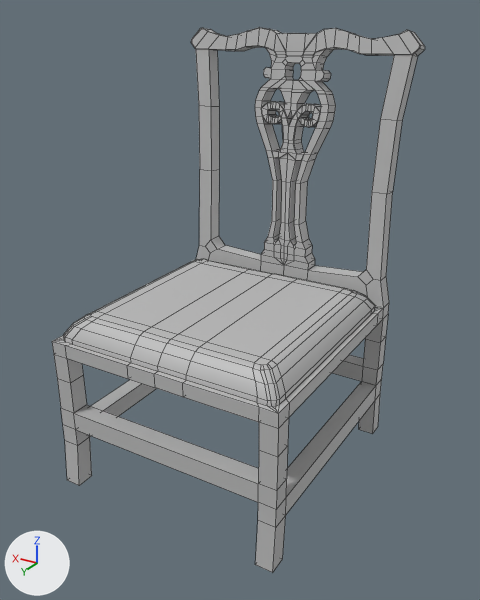
Before and after pictures for a commit that changed the FBX model Assets/Prefabs/Kalynn's Assets/Chair.fbx.
The view is the same before and after, from a 50 mm camera at (8.202, -8.982, 1.666) aimed at (9.373, -10.932, 0.69). The lights are fixed; the arrows at lower left show +X, +Y and +Z. Mesh edges are drawn as thin lines. Where no turn or scale is listed for an object, it has been applied to the vertices.
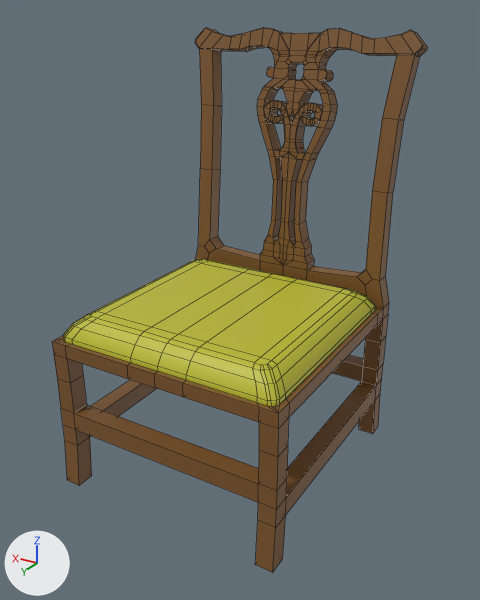
Pixel boxes [x1, y1, x2, y2] of what changed, in the pictures (480 x 600 px; the box of a moved part takes in the faces that stretch with it):
'pCube145', reshaped: before [52, 27, 425, 573]; after [52, 27, 427, 573]
part 1 of me_mesh, moved or reshaped: before [255, 29, 336, 184]; after [257, 29, 338, 183]
part 2 of me_mesh, recoloured (grey to brown): [52, 30, 425, 573] in both
part 3 of me_mesh, recoloured (grey to yellow): [64, 259, 375, 406] in both

What the commit changed:
Material 'Decor' (mat_decor) is new.
Its base color is (0.5, 0.5, 0.029) (yellow #bcbc30).
Material 'Wood' (mat_wood) is new.
Its base color is (0.213, 0.0966, 0.0245) (brown #7f582b).
me_mesh is used by ob_pcube145; location (8.955, -10.442, 0.0).
me_mesh had 960 vertices, 962 faces and spanned x -0.02..0.93, y -1.02..0.0, z 0.0..1.62.
me_mesh now has 946 vertices, 962 faces and spans x -0.02..0.93, y -1.05..0.0, z 0.0..1.62.
me_mesh part 1: 240 vertices moved from x -0.02..0.93, y -1.02..-0.91, z 0.67..1.62 to x -0.02..0.93, y -1.05..-0.9, z 0.68..1.62; 354 vertices removed from x 0.29..0.61, y -1.02..-0.91, z 1.14..1.6; 340 vertices added at x 0.29..0.61, y -1.04..-0.92, z 1.14..1.6.
me_mesh part 2: 417 faces spanning x -0.02..0.93, y -1.05..0.0, z 0.0..1.62 switch from mat_lambert1 (grey #bcbcbc) to mat_wood (brown #7f582b).
me_mesh part 3: 138 faces spanning x 0.02..0.89, y -0.88..-0.03, z 0.6..0.68 switch from mat_lambert1 (grey #bcbcbc) to mat_decor (yellow #bcbc30).
